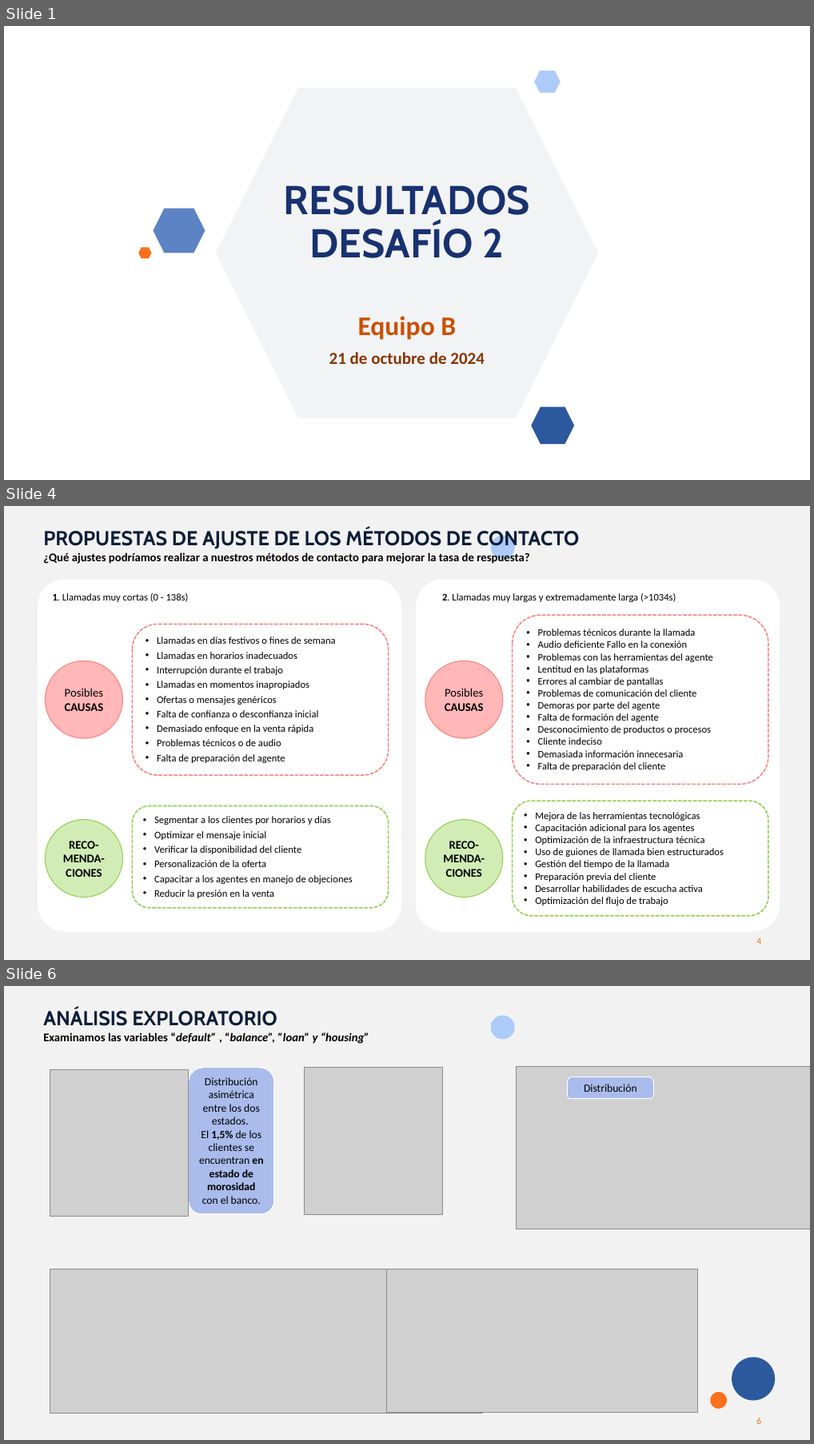
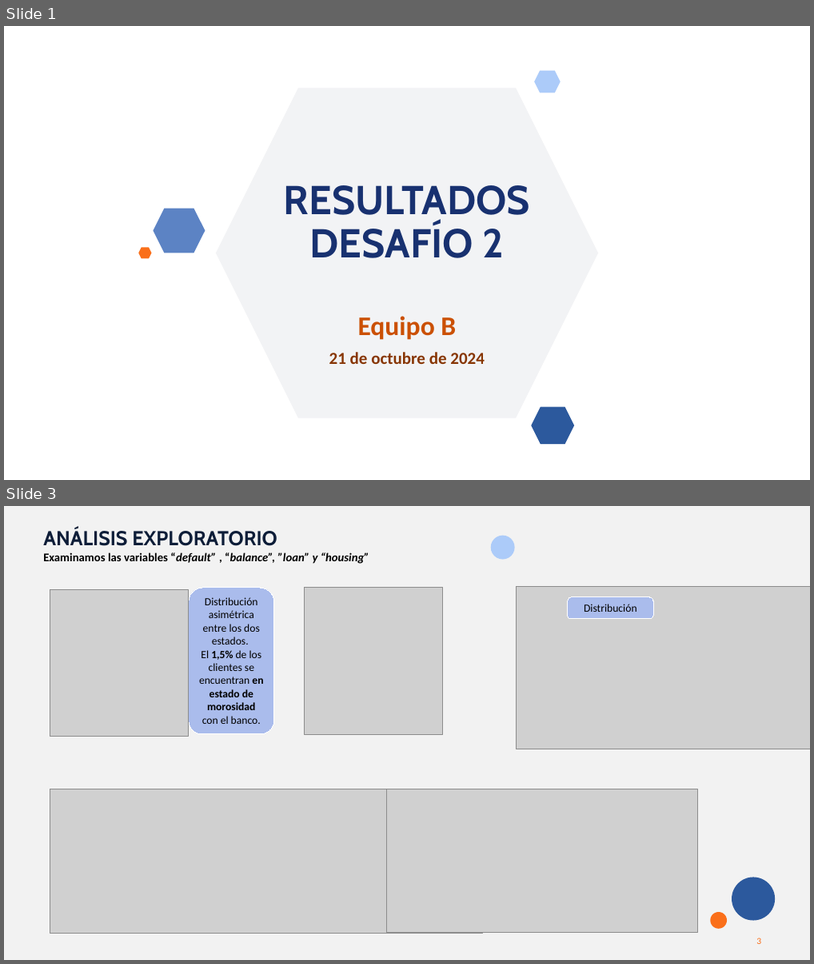
Before and after one commit to MarinaTorba/PersonalDataProrjects, a slide deck: Equip_B/results/S2_Presentacion_Finanzas.pptx. Shown one above the other, each under a label of ours: slides 1, 4 and 6 before the commit, slides 1 and 3 after it; the slides between them are not shown. The pictures are 814x1444 and 814x964 pixels, drawn with LibreOffice and Linux fonts; fonts in the diff are those of the drawing; grey boxes stand for pictures; background and template pictures are left out. Boxes give left, top, right and bottom in pixels: in the first picture for what was removed or moved away, otherwise in the second. Text is boxed around its words. In the diff, an @@ line names an element or a change of style, - is before the commit and + after.

Commit message:
conclusiones y propuestas

```diff
--- a/Equip_B/results/S2_Presentacion_Finanzas.pptx
+++ b/Equip_B/results/S2_Presentacion_Finanzas.pptx
@@ slide 4 removed at (4,506,810,960), background #F2F2F2; not listed: 2 template elements that a slide beside it also shows @@
@@ text removed at (43,528,579,564) @@
-PROPUESTAS DE AJUSTE DE LOS MÉTODOS DE CONTACTO
-¿Qué ajustes podríamos realizar a nuestros métodos de contacto para mejorar la tasa de respuesta?
@@ rounded rectangle removed at (38,579,402,932) @@
@@ text removed at (53,593,189,602) @@
-1. Llamadas muy cortas (0 - 138s)
@@ rounded rectangle removed at (416,579,780,932) @@
@@ text removed at (442,593,676,602) @@
-2. Llamadas muy largas y extremadamente larga (>1034s)
@@ rounded rectangle removed at (132,624,389,776) @@
-• Llamadas en días festivos o fines de semana
-• Llamadas en horarios inadecuados
-• Interrupción durante el trabajo
-• Llamadas en momentos inapropiados
-• Ofertas o mensajes genéricos
-• Falta de confianza o desconfianza inicial
-• Demasiado enfoque en la venta rápida
-• Problemas técnicos o de audio
-• Falta de preparación del agente
@@ rounded rectangle removed at (513,615,770,784) @@
-• Problemas técnicos durante la llamada
-• Audio deficiente Fallo en la conexión
-• Problemas con las herramientas del agente
-• Lentitud en las plataformas
-• Errores al cambiar de pantallas
-• Problemas de comunicación del cliente
-• Demoras por parte del agente
-• Falta de formación del agente
-• Desconocimiento de productos o procesos
-• Cliente indeciso
-• Demasiada información innecesaria
-• Falta de preparación del cliente
@@ ellipse removed at (45,661,122,738) @@
-Posibles CAUSAS
@@ ellipse removed at (426,661,503,738) @@
-Posibles CAUSAS
@@ rounded rectangle removed at (132,805,389,908) @@
-• Segmentar a los clientes por horarios y días
-• Optimizar el mensaje inicial
-• Verificar la disponibilidad del cliente
-• Personalización de la oferta
-• Capacitar a los agentes en manejo de objeciones
-• Reducir la presión en la venta
@@ rounded rectangle removed at (513,800,770,916) @@
-• Mejora de las herramientas tecnológicas
-• Capacitación adicional para los agentes
-• Optimización de la infraestructura técnica
-• Uso de guiones de llamada bien estructurados
-• Gestión del tiempo de la llamada
-• Preparación previa del cliente
-• Desarrollar habilidades de escucha activa
-• Optimización del flujo de trabajo
@@ ellipse removed at (45,820,122,896) @@
-RECO-MENDA-CIONES
@@ ellipse removed at (426,820,503,896) @@
-RECO-MENDA-CIONES
@@ rectangle removed at (4,929,174,960) @@
@@ what was slide 6 is now slide 3 @@
```
Also in this commit, not shown: 3 slides changed, 3 slides added, 4 other slides removed, 1 other file.
